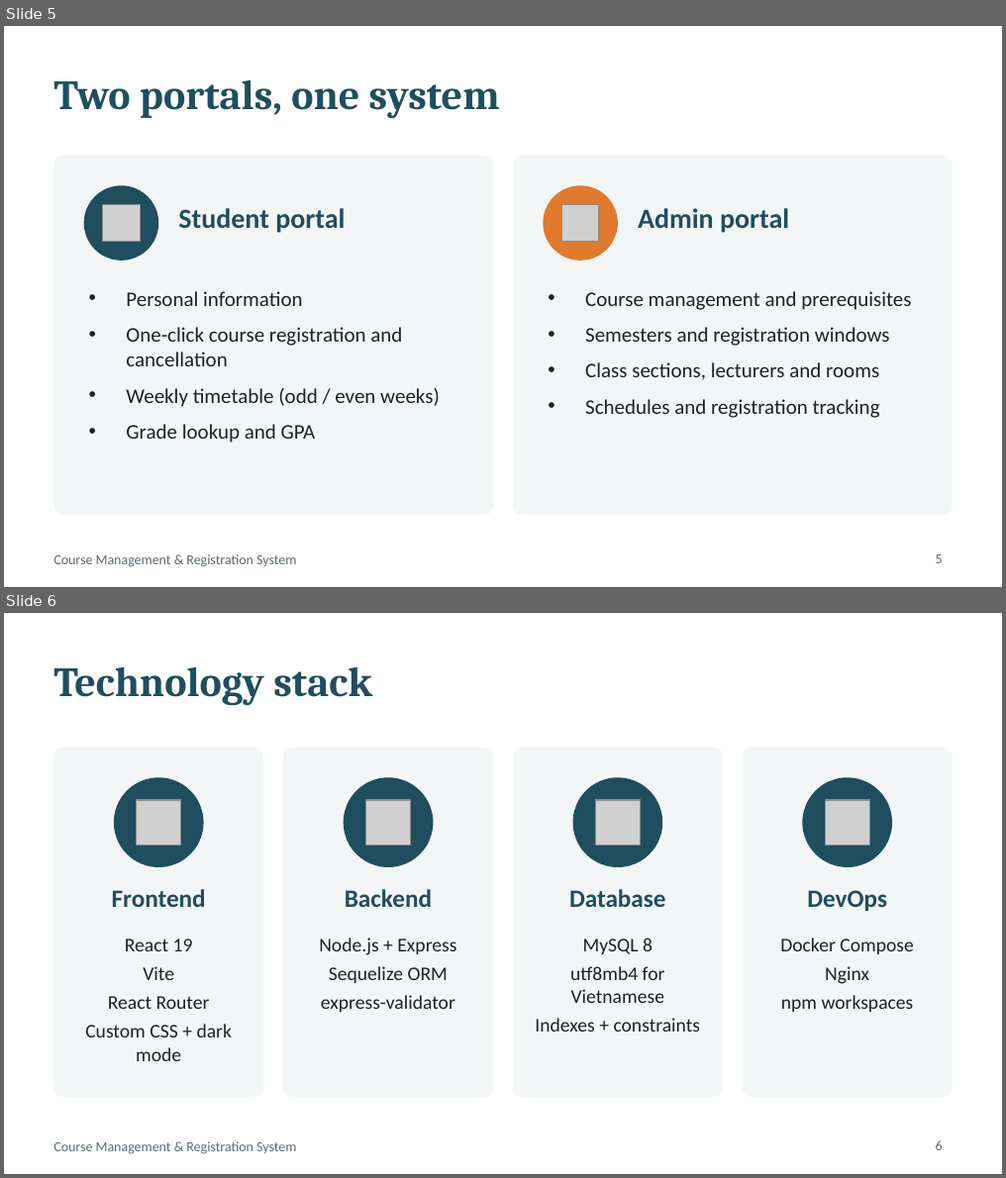
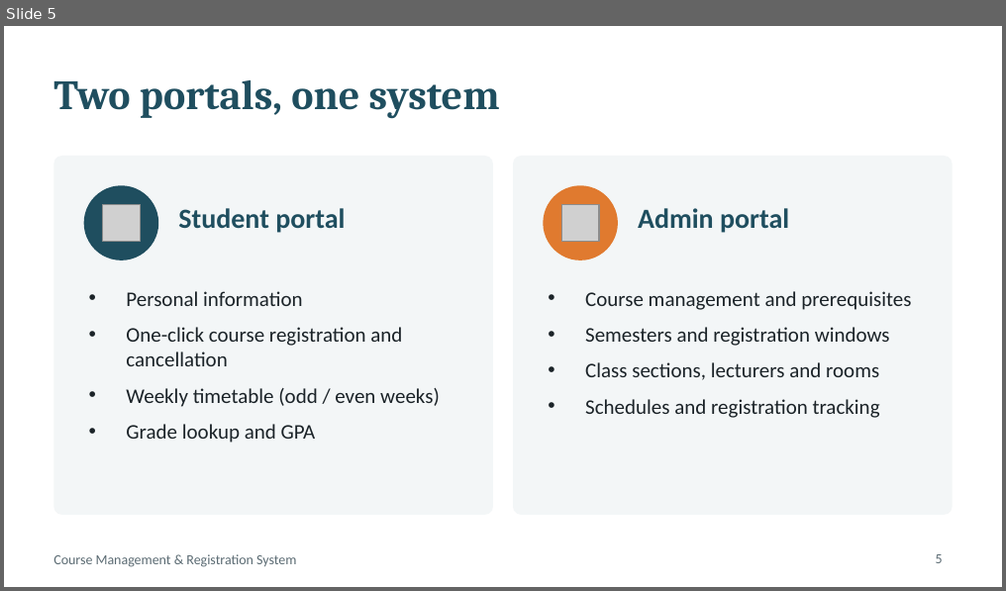
Before and after one commit to JustALog/Course-management-system, a slide deck: report/presentation.pptx. Shown one above the other, each under a label of ours: slides 5 and 6 before the commit, slide 5 after it. The pictures are 1006x1178 and 1006x591 pixels, drawn with LibreOffice and Linux fonts; fonts in the diff are those of the drawing; grey boxes stand for pictures. Boxes give left, top, right and bottom in pixels: in the first picture for what was removed or moved away, otherwise in the second. Text is boxed around its words. In the diff, an @@ line names an element or a change of style, - is before the commit and + after.

```diff
--- a/report/presentation.pptx
+++ b/report/presentation.pptx
@@ slide 6 removed at [4,613,1002,1174], background #FFFFFF; not listed: 1 template element that a slide beside it also shows @@
@@ title removed at [54,666,372,706] @@
-Technology stack
@@ rounded rectangle removed at [54,748,263,1097] @@
@@ rounded rectangle removed at [283,748,493,1097] @@
@@ rounded rectangle removed at [513,748,723,1097] @@
@@ rounded rectangle removed at [743,748,952,1097] @@
@@ ellipse removed at [114,777,204,867] @@
@@ ellipse removed at [344,777,433,867] @@
@@ ellipse removed at [573,777,662,867] @@
@@ ellipse removed at [802,777,892,867] @@
@@ picture removed at [136,801,180,846] @@
@@ picture removed at [365,801,410,846] @@
@@ picture removed at [595,801,640,846] @@
@@ picture removed at [825,801,869,846] @@
@@ text removed at [112,889,206,907] @@
-Frontend
@@ text removed at [345,889,432,907] @@
-Backend
@@ text removed at [569,889,666,907] @@
-Database
@@ text removed at [807,890,887,911] @@
-DevOps
@@ text removed at [85,939,232,1061] @@
-React 19
-Vite
-React Router
-Custom CSS + dark mode
@@ text removed at [319,938,456,1012] @@
-Node.js + Express
-Sequelize ORM
-express-validator
@@ text removed at [535,938,701,1032] @@
-MySQL 8
-utf8mb4 for Vietnamese
-Indexes + constraints
@@ text removed at [780,938,914,1012] @@
-Docker Compose
-Nginx
-npm workspaces
@@ page number removed at [936,1141,943,1151] @@
-6
```
Also in this commit, not shown: 7 slides changed, 2 slides added, 4 other slides removed, 5 other files.
